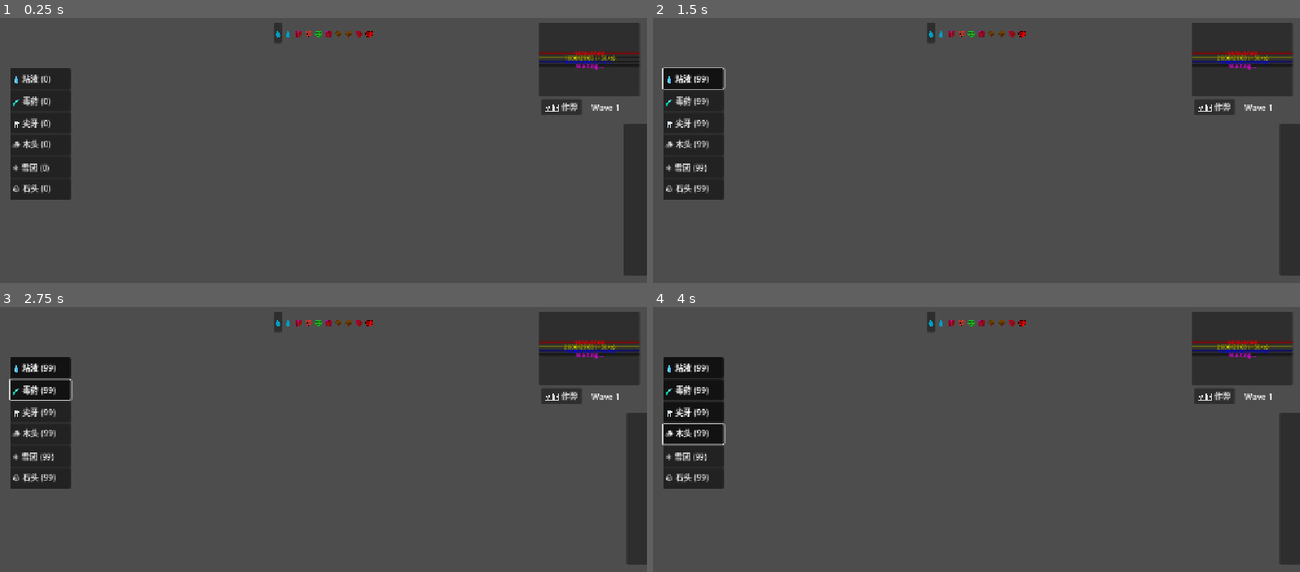
Above: before the commit, frames 1-4 (two rows, left to right).
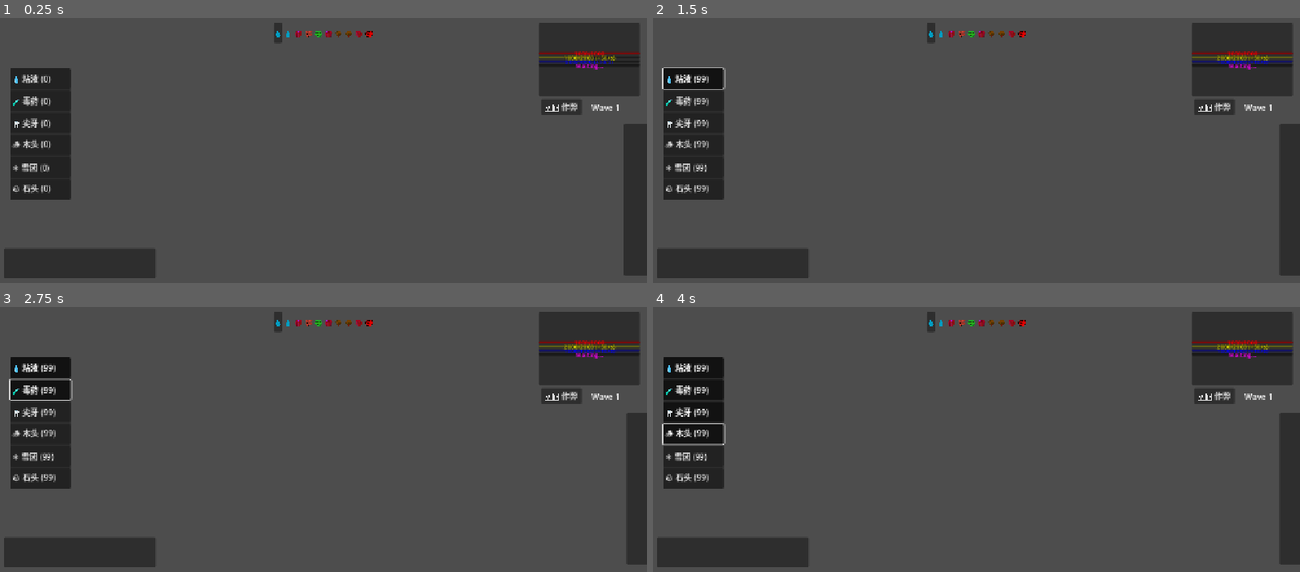
Above: after the commit, the same moments.

Repository: seekerzz/tower-html
Game: Godot game, scene res://src/Scenes/UI/MainGUI.tscn
Same seed, same stepped clock (60 frames per second), same inputs: the game is played once before the commit and once after it. The project has no main scene, so this scene is started directly.
Inputs:
- Up to frame 1 (0.25 s): no input
- Up to frame 2 (1.5 s): click "🛠️ 作弊" at 0.5 s; click "💧 粘液 (99)" at 1.25 s
- Up to frame 3 (2.75 s): click "🧪 毒药 (99)" at 2 s
- Up to frame 4 (4 s): click "🦷 尖牙 (99)" at 2.75 s; click "🪵 木头 (99)" at 3.5 s

The runs differ from the first frame. In frame 1, 2.6% of the frame differs, in the area x 0-24%, y 87-99%; in frame 2, 2.6%; in frame 3, 2.6%; in frame 4, 2.6%.
Error after the commit: Parse Error: Cannot find member "FILL_SOLID" in base "GradientTexture2D". (res://src/Scripts/UI/SkillBar.gd:115)

Commit message:
Refactor SkillBar to card style UI - Replaced simple Buttons with PanelContainer based cards - Added icons, hotkeys, mana costs, and cooldown overlay - Implemented visual feedback for mana availability and cooldowns - Used TextureProgressBar with nine_patch_stretch for cooldown mask

Diff:
--- a/src/Scripts/UI/SkillBar.gd
+++ b/src/Scripts/UI/SkillBar.gd
@@ -38,54 +38,152 @@
 		if tile.unit and tile.unit.unit_data.has("skill"):
 			units_with_skills.append(tile.unit)
 
-	# Create buttons
+	# Create Cards
 	var hotkeys = ["Q", "W", "E", "R"]
 	for i in range(min(units_with_skills.size(), 4)):
 		var unit = units_with_skills[i]
 		skill_units.append(unit)
 
-		var btn = Button.new()
-		btn.custom_minimum_size = Vector2(60, 60)
-		btn.text = "%s\n%s" % [unit.unit_data.skill.capitalize(), hotkeys[i]]
-		btn.pressed.connect(func(): _on_skill_btn_pressed(unit))
-
-		# Cooldown overlay (using ProgressBar)
+		# Base Card (PanelContainer)
+		var card = PanelContainer.new()
+		card.custom_minimum_size = Vector2(80, 100)
+		card.name = "SkillCard_%d" % i
+
+		# Style
+		var bg_color = Color("#2c3e50") # Dark background
+		var style = StyleMaker.get_flat_style(bg_color, 8, 2, Color("#3498db")) # Blue border default
+		card.add_theme_stylebox_override("panel", style)
+
+		# Layout Container
+		var layout = Control.new()
+		layout.set_anchors_and_offsets_preset(Control.PRESET_FULL_RECT)
+		layout.mouse_filter = Control.MOUSE_FILTER_IGNORE
+		card.add_child(layout)
+
+		# Icon (Center)
+		var icon_lbl = Label.new()
+		icon_lbl.text = unit.unit_data.get("icon", "❓")
+		icon_lbl.add_theme_font_size_override("font_size", 40)
+		icon_lbl.horizontal_alignment = HORIZONTAL_ALIGNMENT_CENTER
+		icon_lbl.vertical_alignment = VERTICAL_ALIGNMENT_CENTER
+		icon_lbl.set_anchors_and_offsets_preset(Control.PRESET_CENTER)
+		icon_lbl.mouse_filter = Control.MOUSE_FILTER_IGNORE
+		layout.add_child(icon_lbl)
+
+		# Hotkey (Top Right)
+		var hotkey_lbl = Label.new()
+		hotkey_lbl.text = hotkeys[i]
+		hotkey_lbl.add_theme_font_size_override("font_size", 14)
+		hotkey_lbl.add_theme_color_override("font_color", Color.WHITE)
+		hotkey_lbl.set_anchors_preset(Control.PRESET_TOP_RIGHT)
+		# Add margins manually via offsets since it's a Control child
+		hotkey_lbl.offset_left = -25
+		hotkey_lbl.offset_top = 5
+		hotkey_lbl.offset_right = -5
+		hotkey_lbl.offset_bottom = 25
+		hotkey_lbl.horizontal_alignment = HORIZONTAL_ALIGNMENT_RIGHT
+		hotkey_lbl.mouse_filter = Control.MOUSE_FILTER_IGNORE
+		layout.add_child(hotkey_lbl)
+
+		# Cost (Bottom Center)
+		var cost_lbl = Label.new()
+		cost_lbl.name = "CostLabel"
+		cost_lbl.text = "💧%d" % unit.skill_mana_cost
+		cost_lbl.add_theme_font_size_override("font_size", 16)
+		cost_lbl.horizontal_alignment = HORIZONTAL_ALIGNMENT_CENTER
+		cost_lbl.set_anchors_preset(Control.PRESET_BOTTOM_WIDE)
+		# Adjust bottom offset to not touch the edge
+		cost_lbl.offset_bottom = -5
+		cost_lbl.mouse_filter = Control.MOUSE_FILTER_IGNORE
+		layout.add_child(cost_lbl)
+
+		# Cooldown Overlay
 		var cd_bar = TextureProgressBar.new()
-		cd_bar.name = "CD"
+		cd_bar.name = "CD_Overlay"
+		cd_bar.nine_patch_stretch = true
 		cd_bar.fill_mode = TextureProgressBar.FILL_CLOCKWISE
 		cd_bar.value = 0
 		cd_bar.max_value = 100
-		cd_bar.step = 0.1
-		cd_bar.modulate = Color(0, 0, 0, 0.5)
+		cd_bar.tint_progress = Color(0, 0, 0, 0.7) # Semi-transparent black
 		cd_bar.set_anchors_and_offsets_preset(Control.PRESET_FULL_RECT)
-		# We need a texture for the progress bar to show up
-		var placeholder = PlaceholderTexture2D.new()
-		placeholder.size = Vector2(1,1)
+		cd_bar.mouse_filter = Control.MOUSE_FILTER_IGNORE
+
+		# Create a white 1x1 texture for the progress
+		var placeholder = GradientTexture2D.new()
+		placeholder.width = 1
+		placeholder.height = 1
+		placeholder.fill = GradientTexture2D.FILL_SOLID
+		placeholder.gradient = Gradient.new()
+		placeholder.gradient.set_color(0, Color.WHITE)
 		cd_bar.texture_progress = placeholder
 
-		btn.add_child(cd_bar)
-		container.add_child(btn)
+		layout.add_child(cd_bar)
+
+		# Countdown Label (Center of Overlay)
+		var cd_count_lbl = Label.new()
+		cd_count_lbl.name = "CD_Count"
+		cd_count_lbl.text = ""
+		cd_count_lbl.add_theme_font_size_override("font_size", 24)
+		cd_count_lbl.horizontal_alignment = HORIZONTAL_ALIGNMENT_CENTER
+		cd_count_lbl.vertical_alignment = VERTICAL_ALIGNMENT_CENTER
+		cd_count_lbl.set_anchors_and_offsets_preset(Control.PRESET_CENTER)
+		cd_count_lbl.mouse_filter = Control.MOUSE_FILTER_IGNORE
+		cd_bar.add_child(cd_count_lbl)
+
+		# Interaction
+		card.gui_input.connect(func(ev): _on_card_gui_input(ev, unit))
+
+		container.add_child(card)
+
+func _on_card_gui_input(event, unit):
+	if event is InputEventMouseButton and event.pressed and event.button_index == MOUSE_BUTTON_LEFT:
+		_on_skill_btn_pressed(unit)
 
 func _process(_delta):
 	for i in range(skill_units.size()):
 		var unit = skill_units[i]
-		var btn = container.get_child(i)
-		var cd_bar = btn.get_node("CD")
-
-		# Update CD visual
+		# Ensure we have the child
+		if i >= container.get_child_count(): break
+
+		var card = container.get_child(i)
+		# layout is the first child
+		if card.get_child_count() == 0: continue
+		var layout = card.get_child(0)
+		var cd_bar = layout.get_node("CD_Overlay")
+		var cd_count_lbl = cd_bar.get_node("CD_Count")
+		var cost_lbl = layout.get_node("CostLabel")
+
+		# Cooldown Logic
 		if unit.skill_cooldown > 0:
 			var max_cd = unit.unit_data.get("skillCd", 10.0)
-			cd_bar.value = (unit.skill_cooldown / max_cd) * 100
-			btn.disabled = true
+			cd_bar.visible = true
+			cd_bar.max_value = max_cd
+			cd_bar.value = unit.skill_cooldown # Remaining time
+			cd_count_lbl.text = str(ceil(unit.skill_cooldown))
 		else:
-			cd_bar.value = 0
-			btn.disabled = false
-
-		# Update Mana visual (disable if no mana)
-		if GameManager.mana < unit.skill_mana_cost:
-			btn.modulate = Color(0.5, 0.5, 0.5)
-		else:
-			btn.modulate = Color.WHITE
+			cd_bar.visible = false
+			cd_count_lbl.text = ""
+
+		# Mana Logic & Styling
+		var style = card.get_theme_stylebox("panel")
+		if style is StyleBoxFlat:
+			# Check Mana
+			if GameManager.mana < unit.skill_mana_cost:
+				if unit.skill_cooldown <= 0:
+					# No mana but ready -> Grey out / Red Border
+					card.modulate = Color(0.6, 0.6, 0.6)
+					style.border_color = Color("#e74c3c") # Red
+					cost_lbl.add_theme_color_override("font_color", Color("#e74c3c"))
+				else:
+					# Cooldown and no mana -> Just keep normal grey (handled by overlay mostly, but set border to grey)
+					card.modulate = Color.WHITE
+					style.border_color = Color("#95a5a6") # Grey border
+					cost_lbl.add_theme_color_override("font_color", Color("#e74c3c"))
+			else:
+				# Enough mana
+				card.modulate = Color.WHITE
+				style.border_color = Color("#3498db") # Blue
+				cost_lbl.remove_theme_color_override("font_color") # Default
 
 func _unhandled_input(event):
 	if event is InputEventKey and event.pressed and !event.echo:
